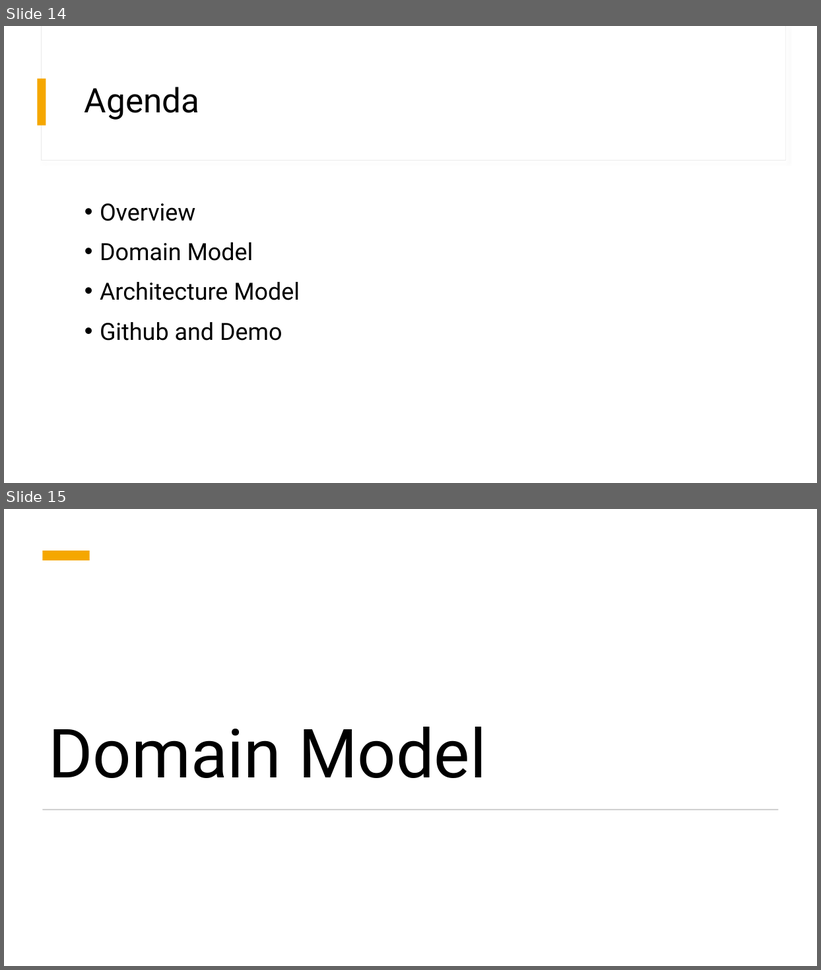
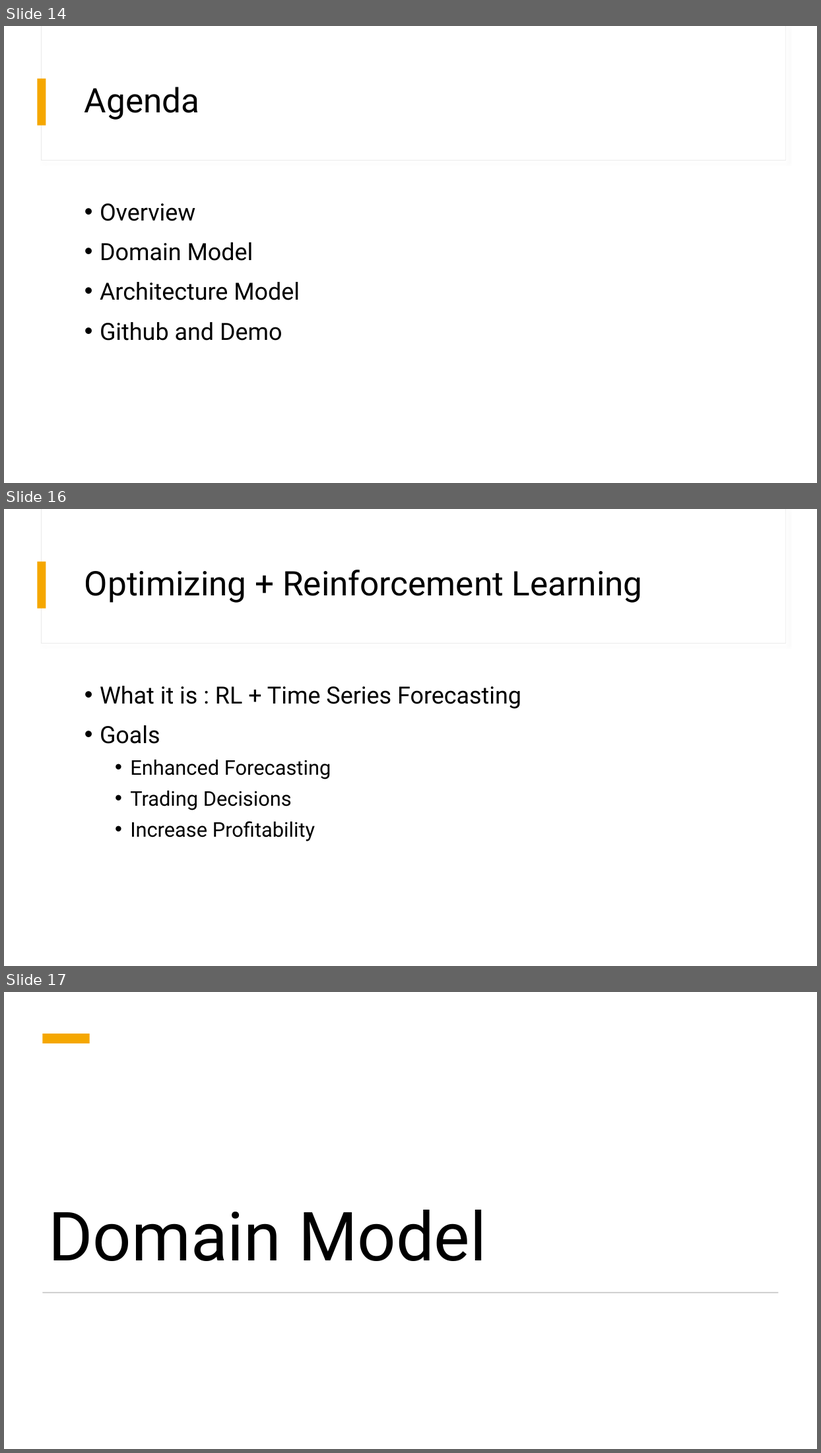
Before and after one commit to xlumzee/Optimizing-Trading-Strategies-RL, a slide deck: presentation/Optimizing Trading Strategies with Reinforcement Learning.pptx. Shown one above the other, each under a label of ours: slides 14 and 15 before the commit, slides 14, 16 and 17 after it; the slides between them are not shown. The pictures are 821x970 and 821x1453 pixels, drawn with LibreOffice and Linux fonts; fonts in the diff are those of the drawing. Boxes give left, top, right and bottom in pixels: in the first picture for what was removed or moved away, otherwise in the second. Text is boxed around its words. In the diff, an @@ line names an element or a change of style, - is before the commit and + after.

```diff
--- a/presentation/Optimizing Trading Strategies with Reinforcement Learning.pptx
+++ b/presentation/Optimizing Trading Strategies with Reinforcement Learning.pptx
@@ slide 16 added at [4,509,817,966], background #FFFFFF; not listed: 3 template elements that a slide beside it also shows @@
@@ title added at [85,570,643,603], 40 pt, text #000000 @@
+Optimizing + Reinforcement Learning
@@ text added at [100,686,521,842], 24 pt, text #000000 @@
+• What it is : RL + Time Series Forecasting
+• Goals
+  • Enhanced Forecasting
+  • Trading Decisions
+  • Increase Profitability
@@ what was slide 15 is now slide 17 @@
```
Also in this commit, not shown: 1 slide changed, 7 other slides added, 1 slide removed, 1 other file.
